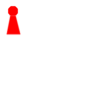
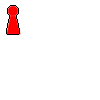
Before/after of a 100 × 100 layered artwork. What changed in the layer stack:
painted on "Background" over [left=6, top=5, right=20, bottom=35]
